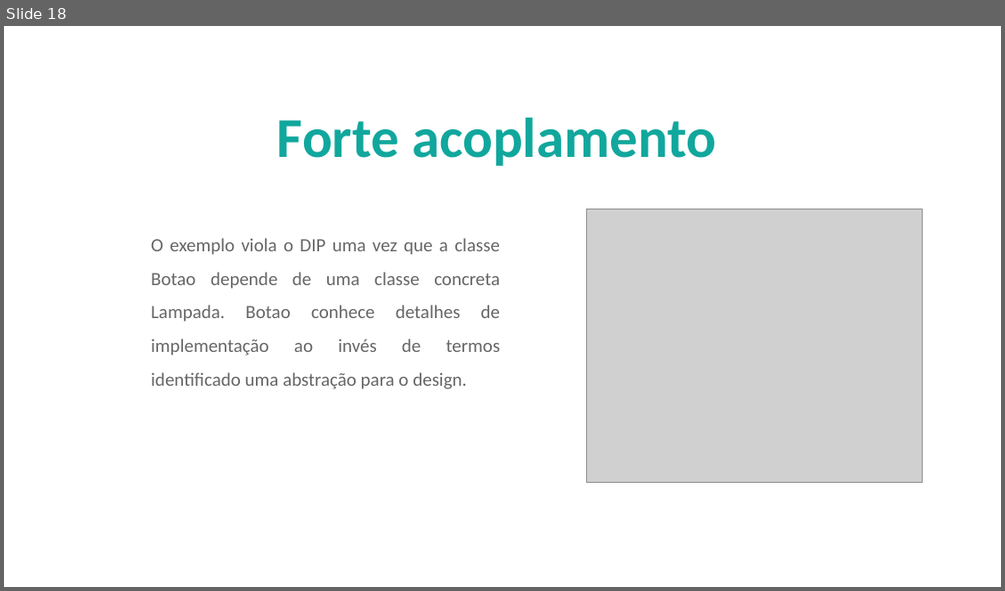
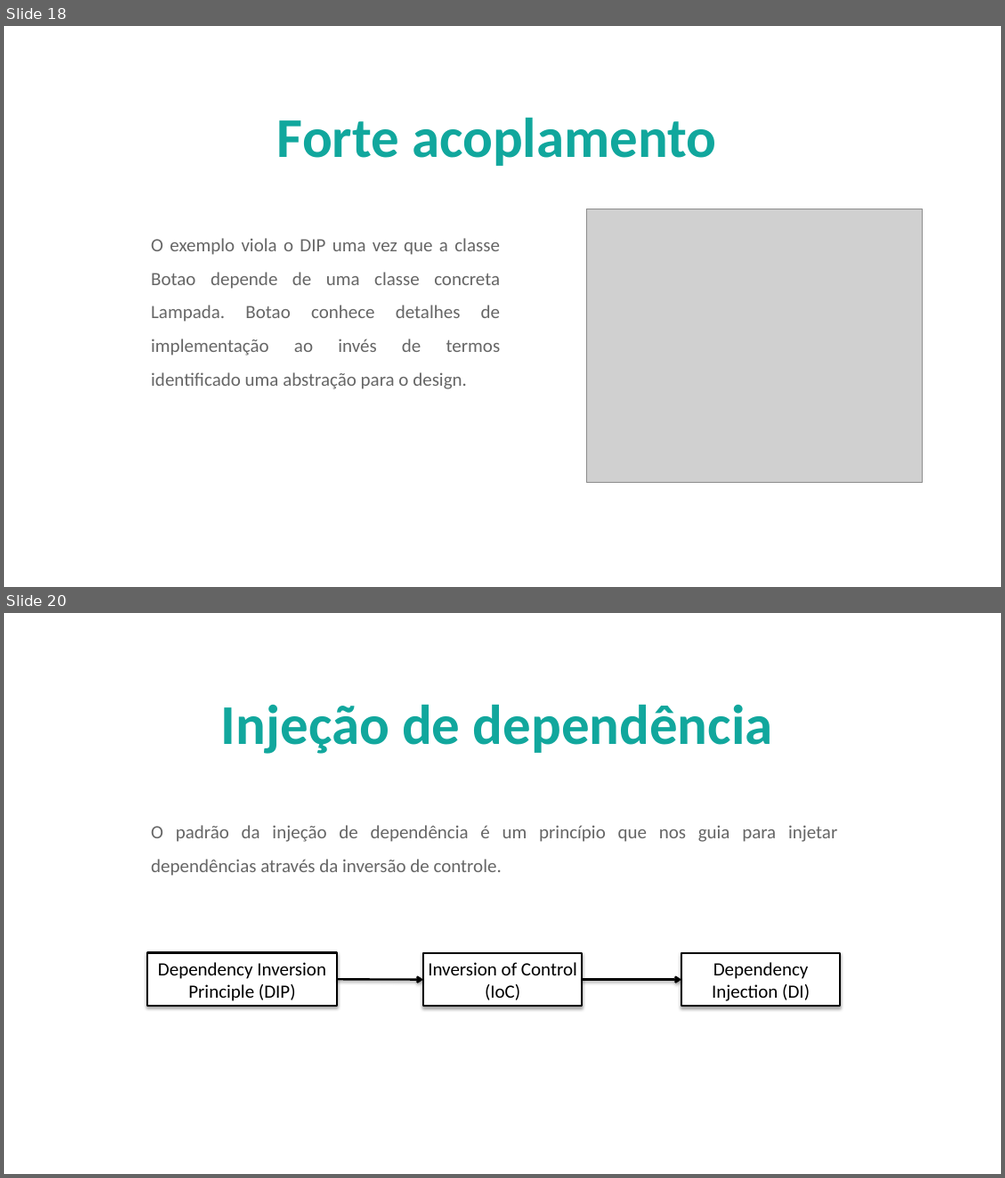
Before and after one commit to AlberttSantos/treinamento-solid, a slide deck: doc/InjecaoDependencia.pptx. Shown one above the other, each under a label of ours: slide 18 before the commit, slides 18 and 20 after it; the slides between them are not shown. The pictures are 1005x591 and 1005x1178 pixels, drawn with LibreOffice and Linux fonts; fonts in the diff are those of the drawing; grey boxes stand for pictures; background and template pictures are left out. Boxes give left, top, right and bottom in pixels: in the first picture for what was removed or moved away, otherwise in the second. Text is boxed around its words. In the diff, an @@ line names an element or a change of style, - is before the commit and + after.

```diff
--- a/doc/InjecaoDependencia.pptx
+++ b/doc/InjecaoDependencia.pptx
@@ slide 20 added at <box>4,613,1001,1174</box>, background picture (left out) @@
@@ text added at <box>221,704,773,754</box>, 54 pt, text #11A79D, bold @@
+Injeção de dependência
@@ text added at <box>151,825,837,876</box>, 18 pt, text #666666 @@
+                O padrão da injeção de dependência é um princípio que nos guia para injetar dependências através da inversão de controle.
@@ rectangle added at <box>147,952,338,1005</box>, fill #FFFFFF, outline #000000 2 pt, 18 pt, text #000000 @@
+Dependency Inversion Principle (DIP)
@@ rectangle added at <box>423,953,582,1006</box>, fill #FFFFFF, outline #000000 2 pt, 18 pt, text #000000 @@
+Inversion of Control (IoC)
@@ rectangle added at <box>681,953,840,1006</box>, fill #FFFFFF, outline #000000 2 pt, 18 pt, text #000000 @@
+Dependency Injection (DI)
@@ arrow added from (337, 980) to (423, 980), #000000 2 pt @@
@@ arrow added from (582, 980) to (681, 980), #000000 2 pt @@
```
Also in this commit, not shown: 1 slide changed, 6 other slides added, 1 slide removed, 2 other files.
